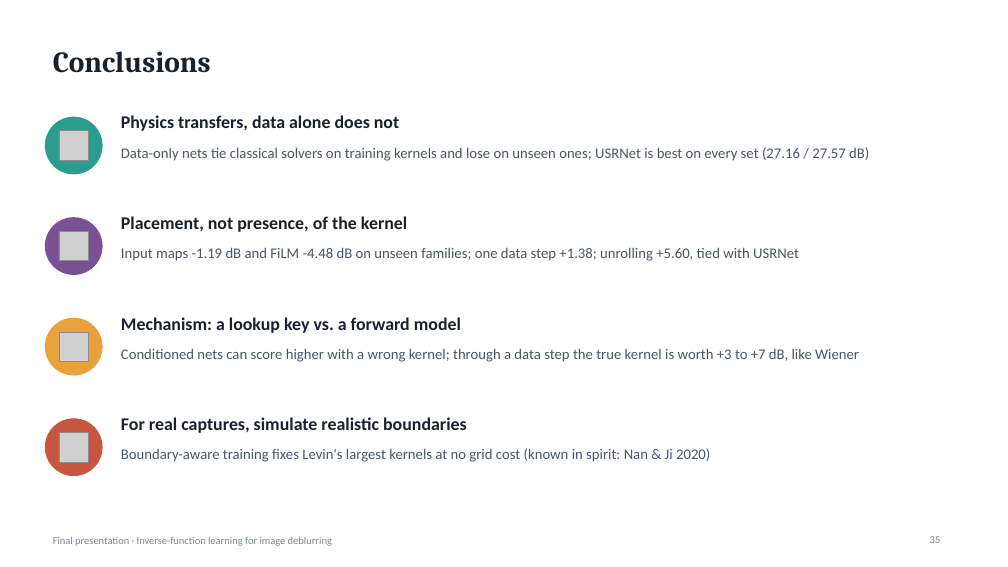
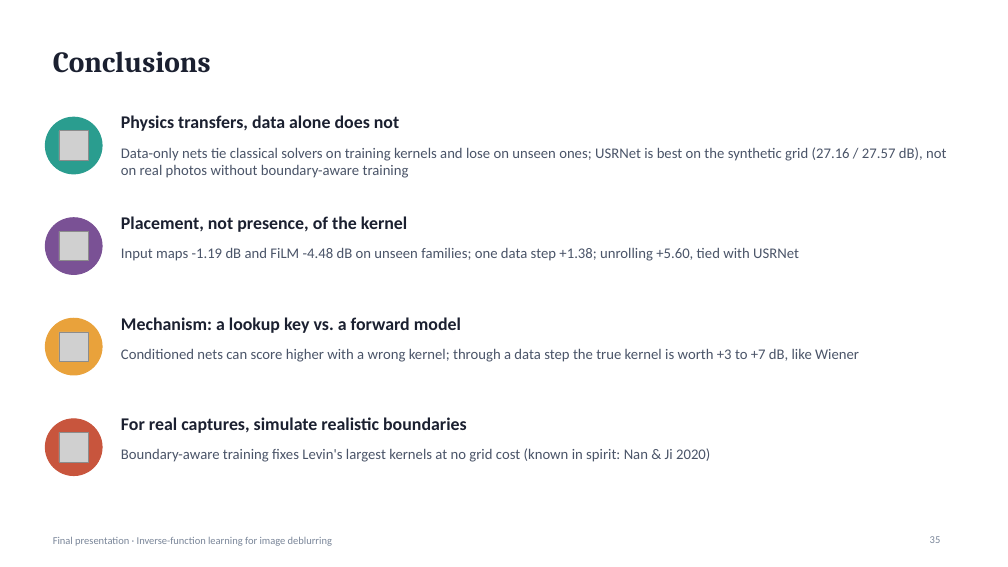
Before and after one commit to suryamanoj4/Inverse-Deblur, a slide deck: slide 35 of report/final_presentation.pptx. Drawn at 1008x567 pixels with LibreOffice and Linux fonts; fonts in the diff are those of the drawing; grey boxes stand for pictures. Boxes give left, top, right and bottom in pixels: in the first picture for what was removed or moved away, otherwise in the second. Text is boxed around its words. In the diff, an @@ line names an element or a change of style, - is before the commit and + after.

```diff
--- a/report/final_presentation.pptx
+++ b/report/final_presentation.pptx
@@ text at bbox=[121, 147, 946, 178]: text changed @@
-Data-only nets tie classical solvers on training kernels and lose on unseen ones; USRNet is best on every set (27.16 / 27.57 dB)
+Data-only nets tie classical solvers on training kernels and lose on unseen ones; USRNet is best on the synthetic grid (27.16 / 27.57 dB), not on real photos without boundary-aware training
```
Also in this commit, not shown: 1 other slide changed, 1 other file.
